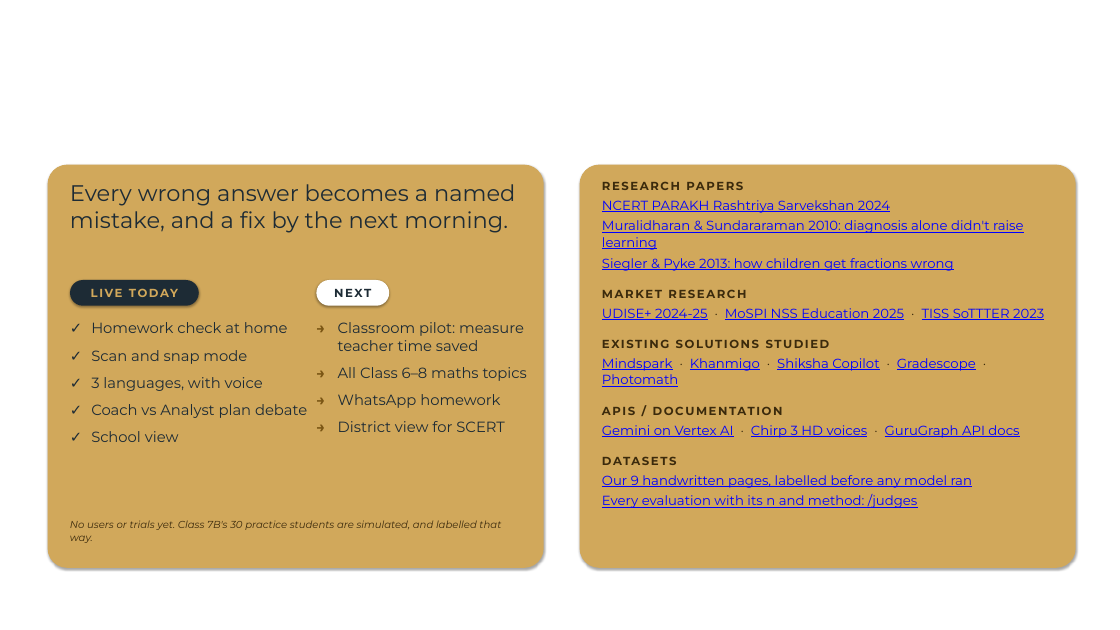
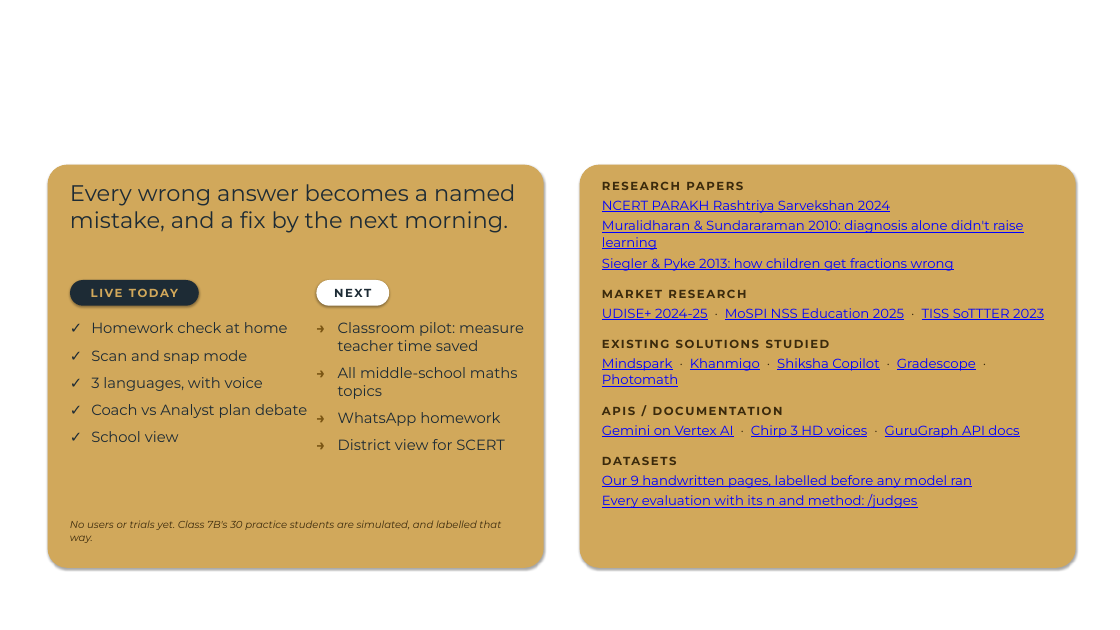
Before and after one commit to Argonyx-26/T28-Team-X, a slide deck: slide 6 of docs/pitch/GuruGraph_TeamX_T28_Round2.pptx. Drawn at 1120x630 pixels with LibreOffice and Linux fonts; fonts in the diff are those of the drawing; background and template pictures are left out. Boxes give left, top, right and bottom in pixels: in the first picture for what was removed or moved away, otherwise in the second. Text is boxed around its words. In the diff, an @@ line names an element or a change of style, - is before the commit and + after.

Commit message:
docs: the demo video (GitHub release) linked from the deck, README, /judges and the footer; 'middle school' instead of Class 6-7 as the audience in the deck and on the landing page

```diff
--- a/docs/pitch/GuruGraph_TeamX_T28_Round2.pptx
+++ b/docs/pitch/GuruGraph_TeamX_T28_Round2.pptx
@@ text at (338,367,518,399): text changed @@
-→ All Class 6–8 maths topics
+→ All middle-school maths topics
```
Also in this commit, not shown: 3 other slides changed, 6 other files.
